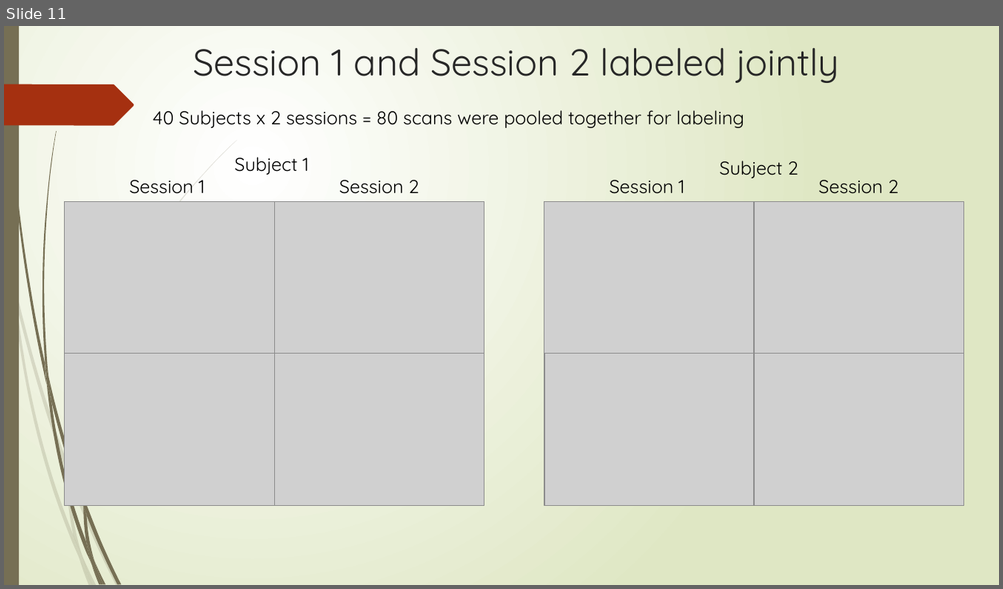
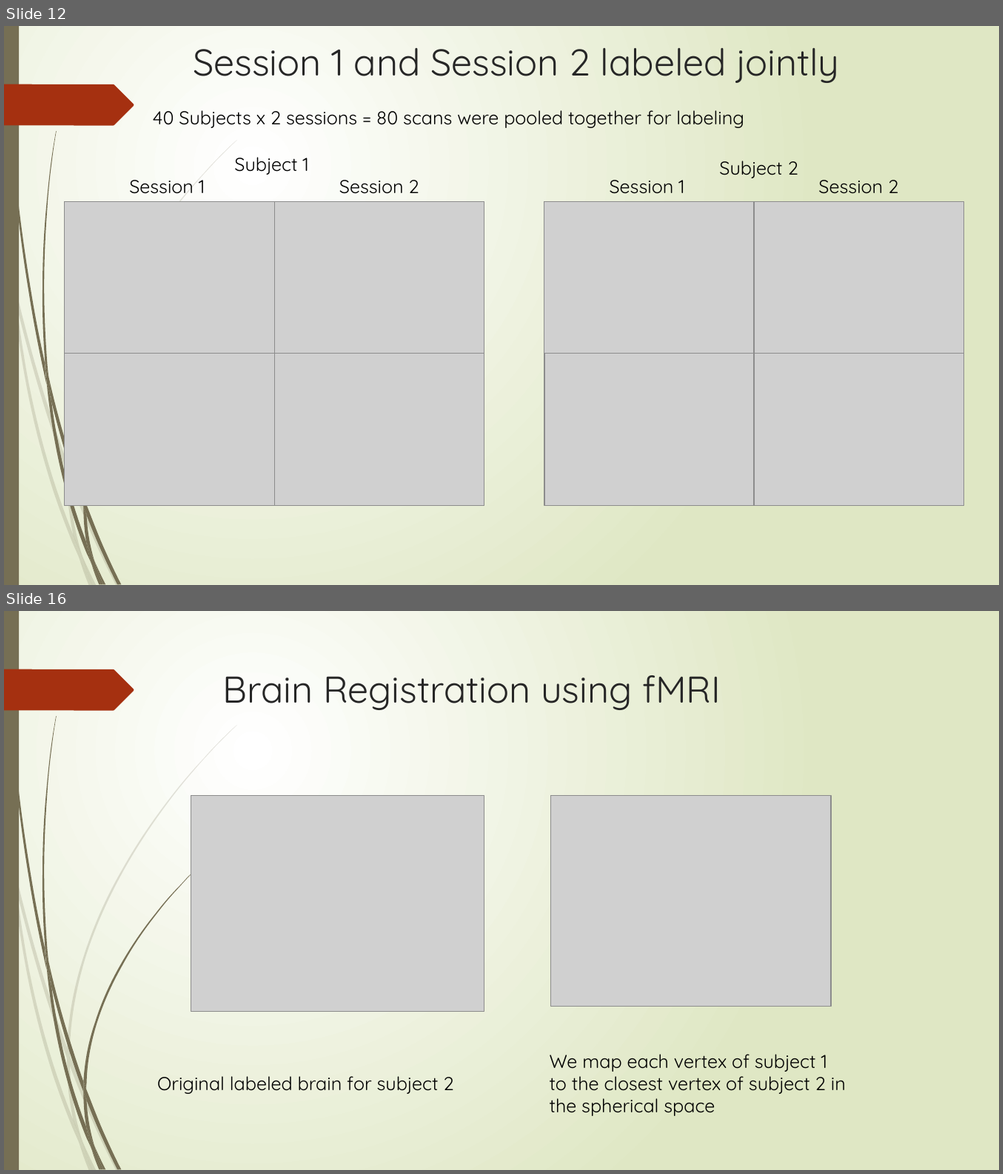
Before and after one commit to ajoshiusc/cortical_parcellation, a slide deck: docs/brain_sync.pptx. Shown one above the other, each under a label of ours: slide 11 before the commit, slides 12 and 16 after it; the slides between them are not shown. The pictures are 1003x589 and 1003x1174 pixels, drawn with LibreOffice and Linux fonts; fonts in the diff are those of the drawing; grey boxes stand for pictures. Boxes give left, top, right and bottom in pixels: in the first picture for what was removed or moved away, otherwise in the second. Text is boxed around its words. In the diff, an @@ line names an element or a change of style, - is before the commit and + after.

```diff
--- a/docs/brain_sync.pptx
+++ b/docs/brain_sync.pptx
@@ slide 16 added at bbox=[4, 611, 999, 1170], background gradient #FFFFFF to #DFE8C4; not listed: 23 template elements that a slide beside it also shows @@
@@ title added at bbox=[223, 675, 720, 710], 36 pt, text #262626 @@
+Brain Registration using fMRI
@@ picture added at bbox=[191, 796, 484, 1012] @@
@@ picture added at bbox=[551, 796, 831, 1006] @@
@@ freeform shape added at bbox=[67, 1048, 70, 1066], fill #766F54 at 20% opacity @@
@@ text added at bbox=[549, 1054, 845, 1116], 18 pt, text #000000 @@
+We map each vertex of subject 1
+to the closest vertex of subject 2 in
+the spherical space
@@ text added at bbox=[157, 1076, 453, 1094], 18 pt, text #000000 @@
+Original labeled brain for subject 2
@@ what was slide 11 is now slide 12 @@
```
Also in this commit, not shown: 5 slides changed, 4 other slides added, 1 slide removed.
